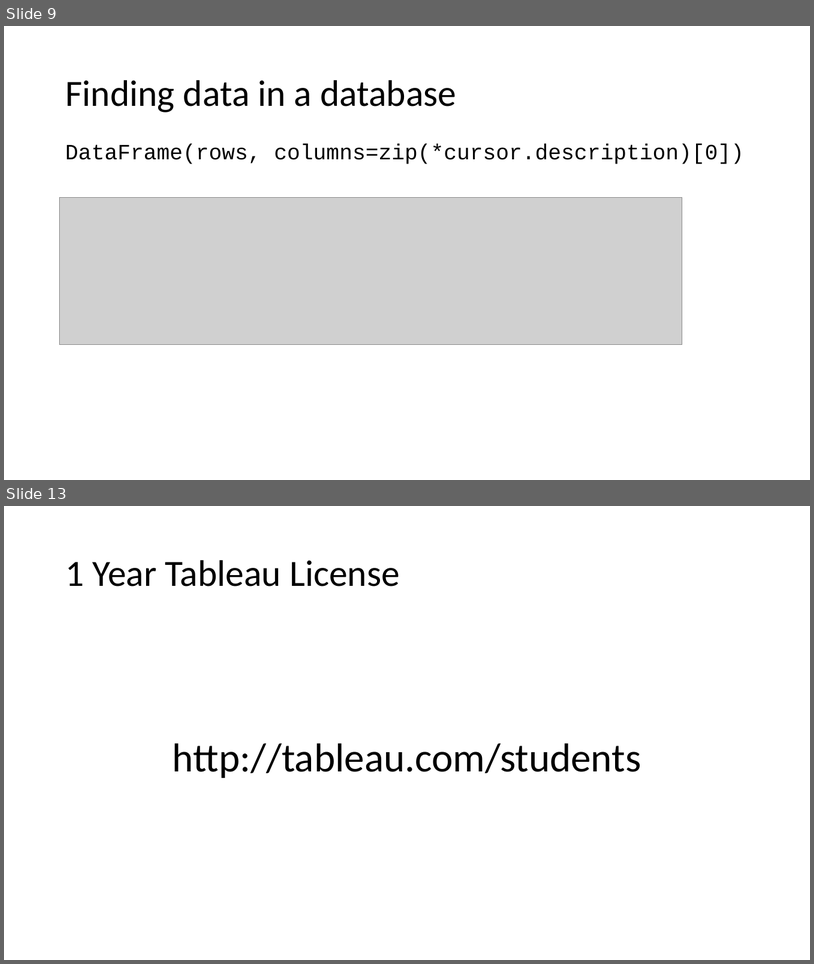
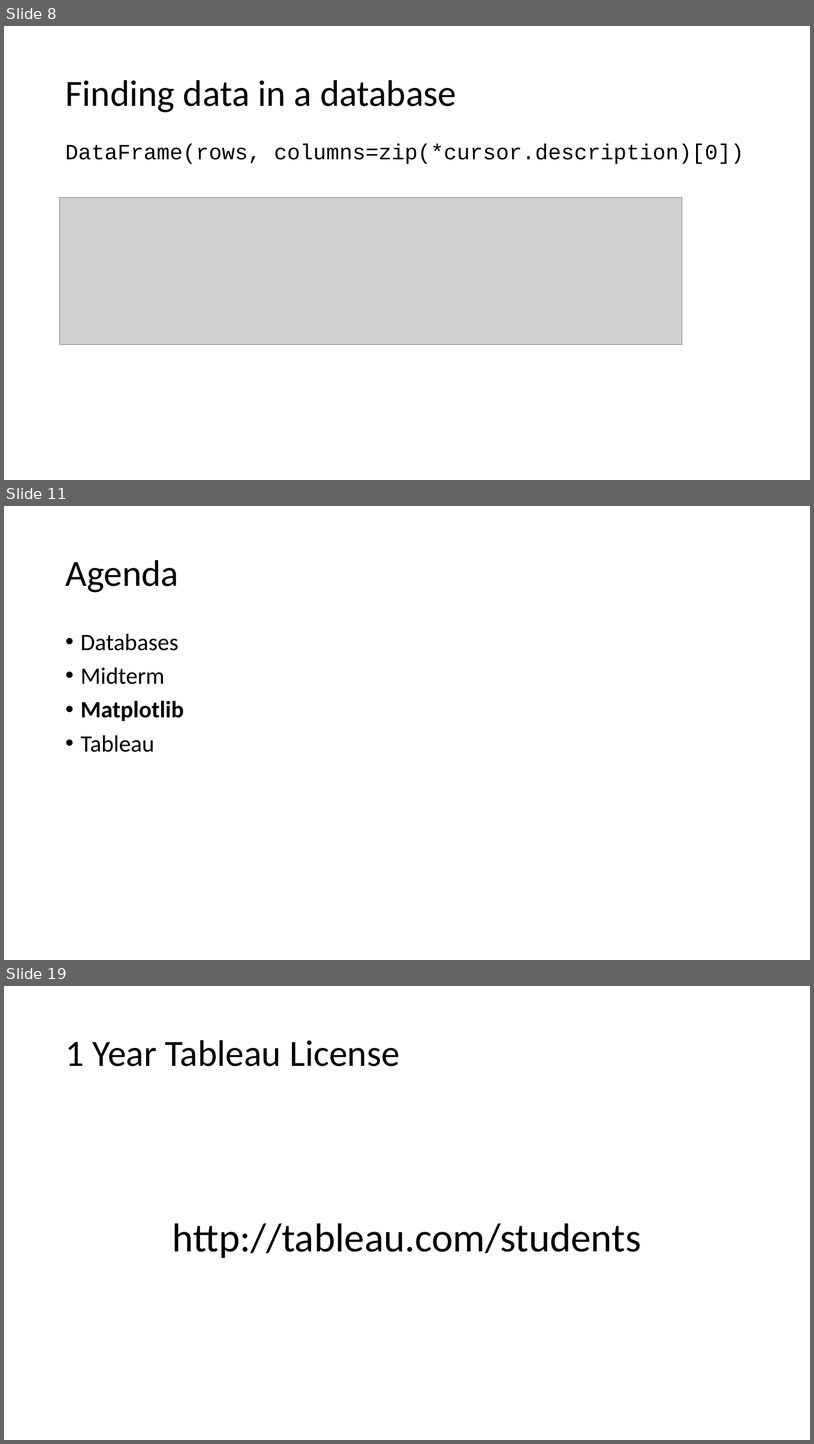
Before and after one commit to philmui/datascience, a slide deck: lecture04.visualization/lecture04.db.viz.pptx. Shown one above the other, each under a label of ours: slides 9 and 13 before the commit, slides 8, 11 and 19 after it; the slides between them are not shown. The pictures are 814x964 and 814x1444 pixels, drawn with LibreOffice and Linux fonts; fonts in the diff are those of the drawing; grey boxes stand for pictures. Boxes give left, top, right and bottom in pixels: in the first picture for what was removed or moved away, otherwise in the second. Text is boxed around its words. In the diff, an @@ line names an element or a change of style, - is before the commit and + after.

Commit message:
added midterm to slides

```diff
--- a/lecture04.visualization/lecture04.db.viz.pptx
+++ b/lecture04.visualization/lecture04.db.viz.pptx
@@ slide 11 added at <box>4,506,810,960</box>, background #FFFFFF @@
@@ title added at <box>65,560,179,592</box>, 44 pt, text #000000 @@
+Agenda
@@ text added at <box>81,633,184,752</box>, 28 pt, text #000000 @@
+• Databases
+• Midterm
+• Matplotlib
+• Tableau
@@ what was slide 9 is now slide 8 @@
@@ what was slide 13 is now slide 19 @@
```
Also in this commit, not shown: 3 slides changed, 6 other slides added, 1 slide removed, 1 other file.
